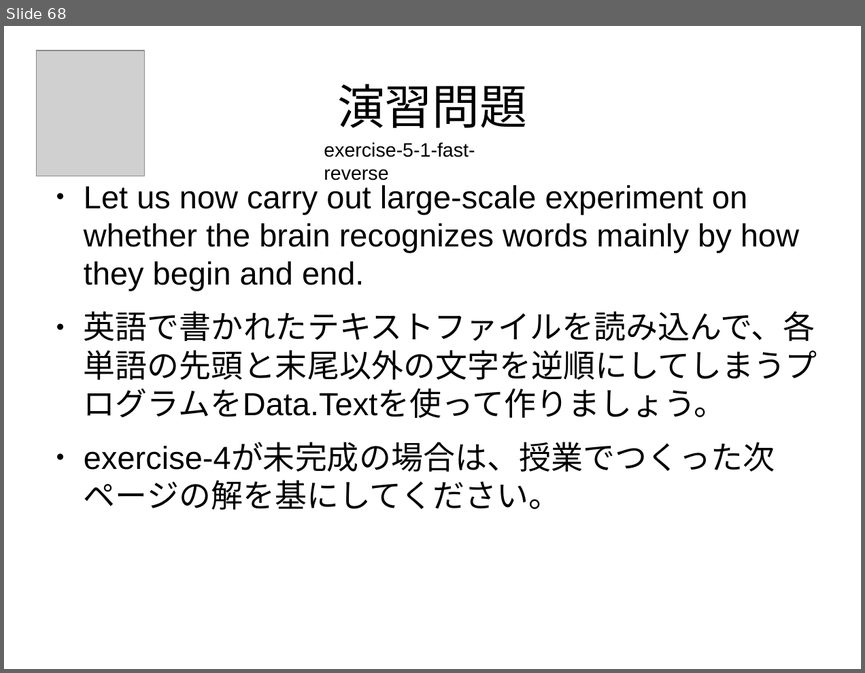
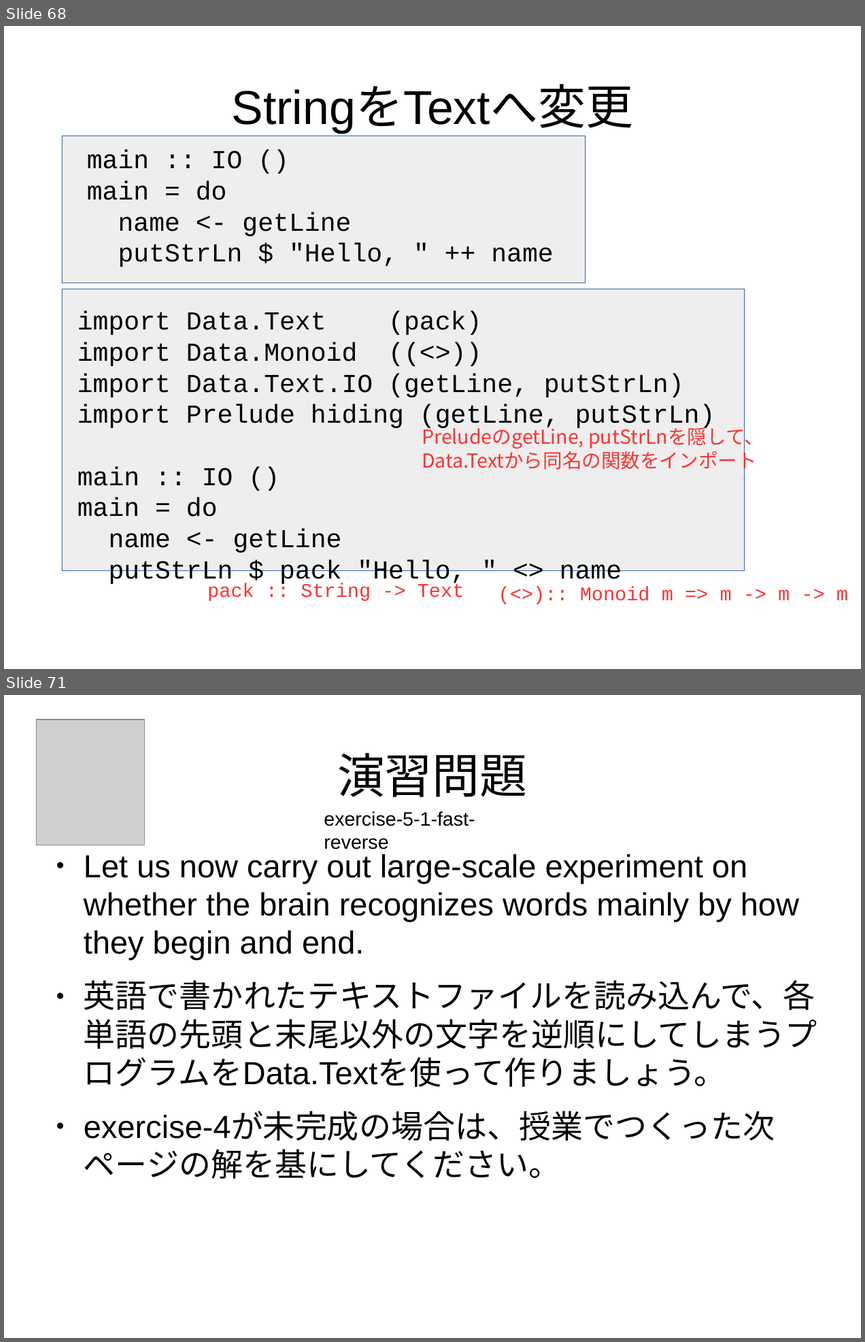
Before and after one commit to nushio3/learn-haskell, a slide deck: Tsukuba-2016.odp. Shown one above the other, each under a label of ours: slide 68 before the commit, slides 68 and 71 after it; the slides between them are not shown. The pictures are 865x673 and 865x1342 pixels, drawn with LibreOffice and Linux fonts; fonts in the diff are those of the drawing; grey boxes stand for pictures. Boxes give left, top, right and bottom in pixels: in the first picture for what was removed or moved away, otherwise in the second. Text is boxed around its words. In the diff, an @@ line names an element or a change of style, - is before the commit and + after.

```diff
--- a/Tsukuba-2016.odp
+++ b/Tsukuba-2016.odp
@@ slide 68 added at (4,26,861,669), background #FFFFFF @@
@@ title added at (232,86,633,133), 44 pt, text #000000 @@
+StringをTextへ変更
@@ rectangle added at (62,136,585,283), fill #EEEEEE, outline #3465A4 0 pt @@
@@ text added at (87,150,553,267), 24 pt, text #000000 @@
+main :: IO ()
+main = do
+name <- getLine
+putStrLn $ "Hello, " ++ name
@@ rectangle added at (62,290,745,571), fill #EEEEEE, outline #3465A4 0 pt @@
@@ text added at (77,311,715,586), 24 pt, text #000000 @@
+import Data.Text (pack)
+import Data.Monoid ((<>))
+import Data.Text.IO (getLine, putStrLn)
+import Prelude hiding (getLine, putStrLn)
+main :: IO ()
+main = do
+name <- getLine
+putStrLn $ pack "Hello, " <> name
@@ text added at (422,424,764,472), 18 pt, text #FF3333 @@
+PreludeのgetLine, putStrLnを隠して、
+Data.Textから同名の関数をインポート
@@ text added at (207,583,464,601), 18 pt, text #FF3333 @@
+pack :: String -> Text
@@ text added at (580,586,848,601), 18 pt, text #FF3333 @@
+(<>):: Monoid m => m -> m -> m
@@ what was slide 68 is now slide 71 @@
```
Also in this commit, not shown: 1 slide changed, 2 other slides added, 1 other file.
